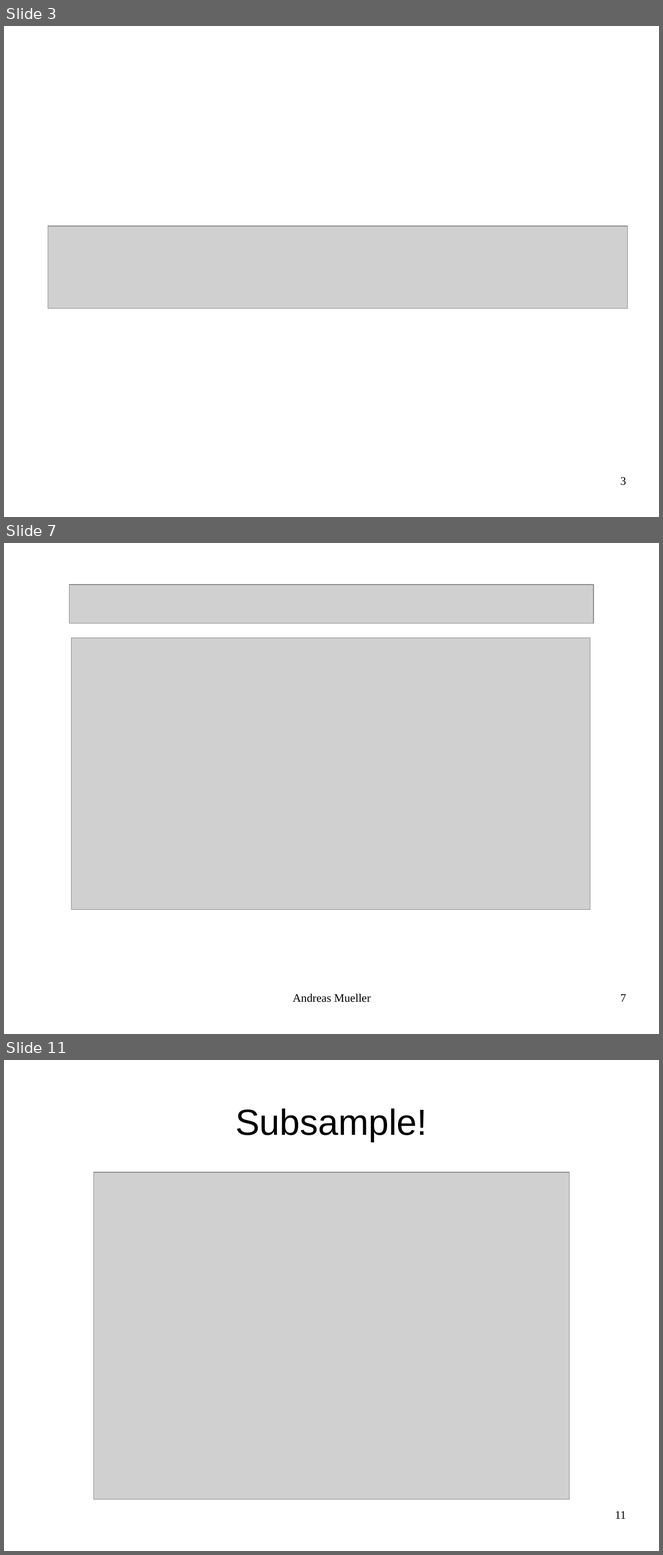
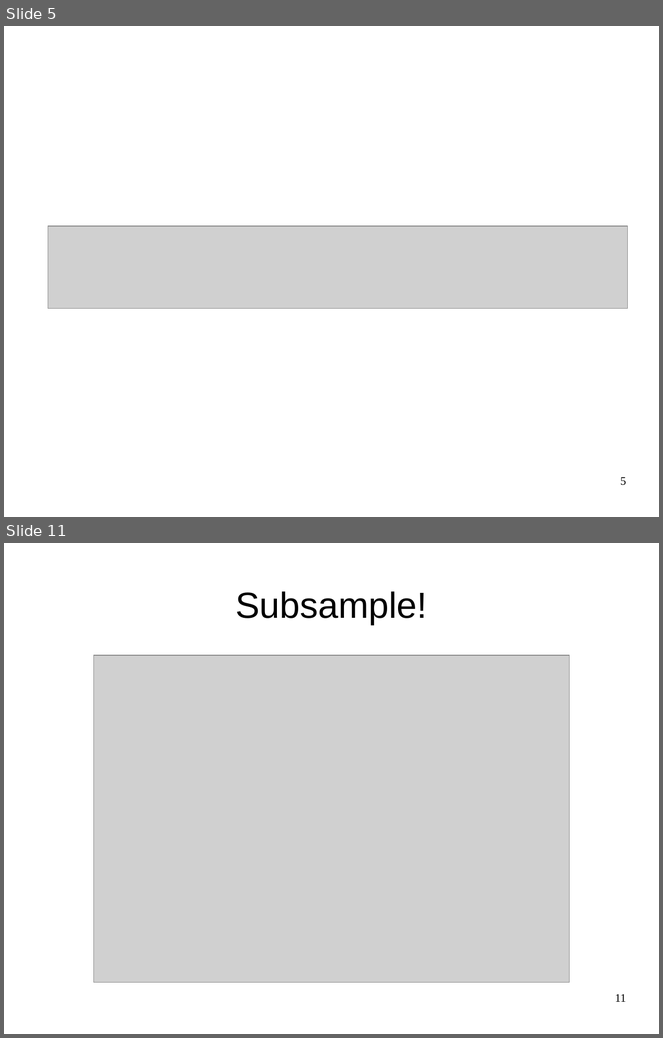
Before and after one commit to amueller/talks_odt, a slide deck: large-scale-non-linear-learning-pygotham-2015.odp. Shown one above the other, each under a label of ours: slides 3, 7 and 11 before the commit, slides 5 and 11 after it; the slides between them are not shown. The pictures are 663x1555 and 663x1038 pixels, drawn with LibreOffice and Linux fonts; fonts in the diff are those of the drawing; grey boxes stand for pictures. Boxes give left, top, right and bottom in pixels: in the first picture for what was removed or moved away, otherwise in the second. Text is boxed around its words. In the diff, an @@ line names an element or a change of style, - is before the commit and + after.

```diff
--- a/large-scale-non-linear-learning-pygotham-2015.odp
+++ b/large-scale-non-linear-learning-pygotham-2015.odp
@@ slide 7 removed at (4, 543, 659, 1034), background #FFFFFF @@
@@ picture removed at (70, 585, 594, 624) @@
@@ picture removed at (72, 638, 591, 910) @@
@@ text removed at (293, 994, 371, 1003) @@
-Andreas Mueller
@@ page number removed at (621, 994, 626, 1002) @@
-7
@@ what was slide 3 is now slide 5 @@
@@ page number at (621, 477, 626, 486): text changed @@
-3
+5
```
Also in this commit, not shown: 6 slides changed, 5 slides added, 3 other slides removed.
